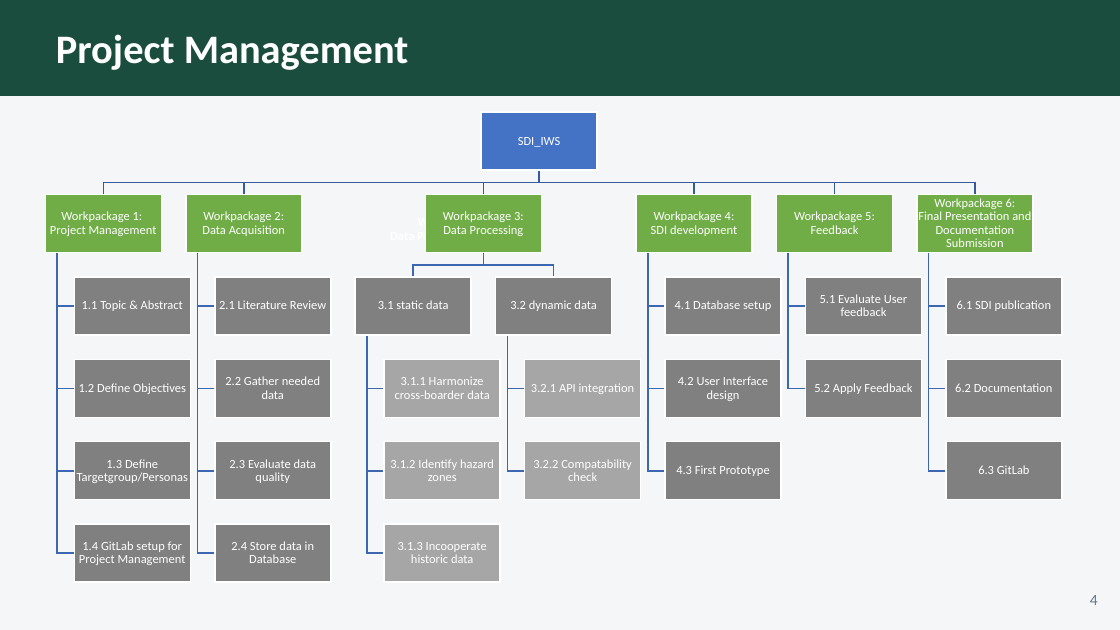
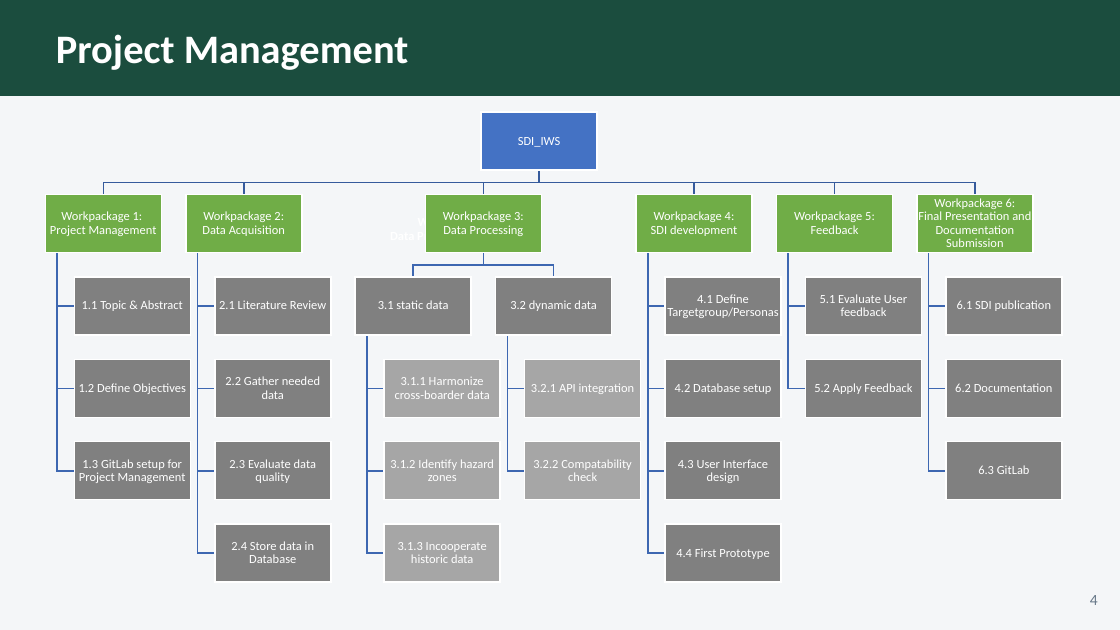
Before and after one commit to schmlou/sdi_biwa, a slide deck: slide 4 of Presentations/SDI_Interim_Presentation_final.pptx. Drawn at 1120x630 pixels with LibreOffice and Linux fonts; fonts in the diff are those of the drawing. Boxes give left, top, right and bottom in pixels: in the first picture for what was removed or moved away, otherwise in the second. Text is boxed around its words. In the diff, an @@ line names an element or a change of style, - is before the commit and + after.

```diff
--- a/Presentations/SDI_Interim_Presentation_final.pptx
+++ b/Presentations/SDI_Interim_Presentation_final.pptx
@@ freeform shape: place and size @@
-freeform shape at (57,253,75,553)
+freeform shape at (647,253,665,553)
@@ text at (667,294,778,318): text changed @@
-1.3 Define Targetgroup/Personas
+4.1 Define Targetgroup/Personas
@@ text at (675,383,771,394): text changed @@
-4.1 Database setup
+4.2 Database setup
@@ text at (79,459,186,483): text changed @@
-1.4 GitLab setup for Project Management
+1.3 GitLab setup for Project Management
@@ text at (678,459,768,483): text changed @@
-4.2 User Interface design
+4.3 User Interface design
@@ rectangle: place and size @@
-rectangle at (74,524,190,582)
+rectangle at (665,524,782,582)
@@ text at (676,549,769,559): text changed @@
-4.3 First Prototype
+4.4 First Prototype
```
Also in this commit, not shown: 2 other slides changed.
